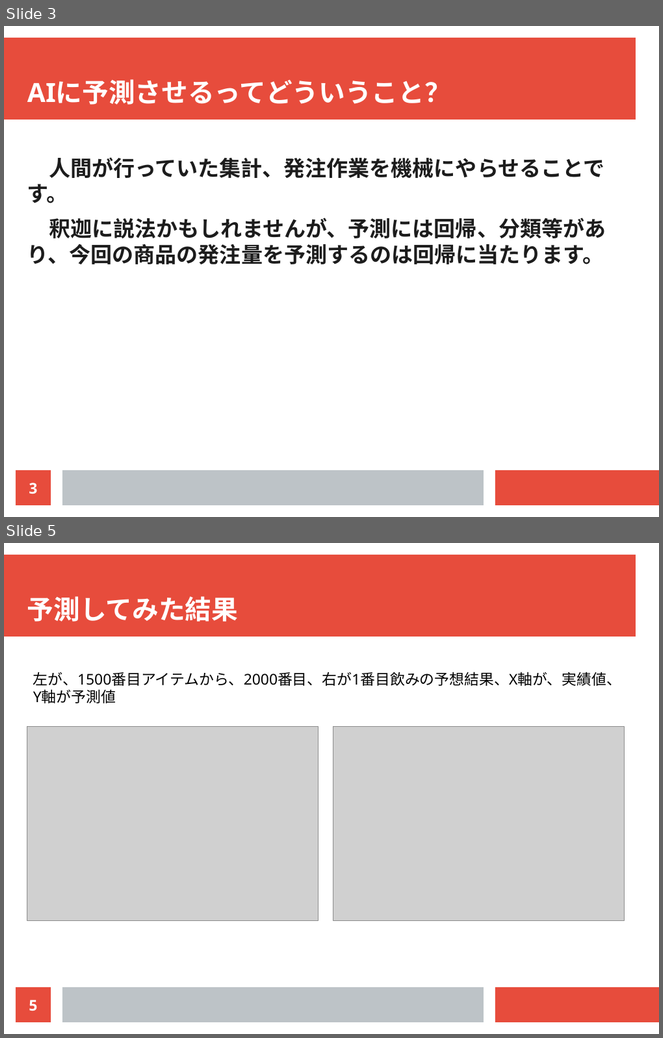
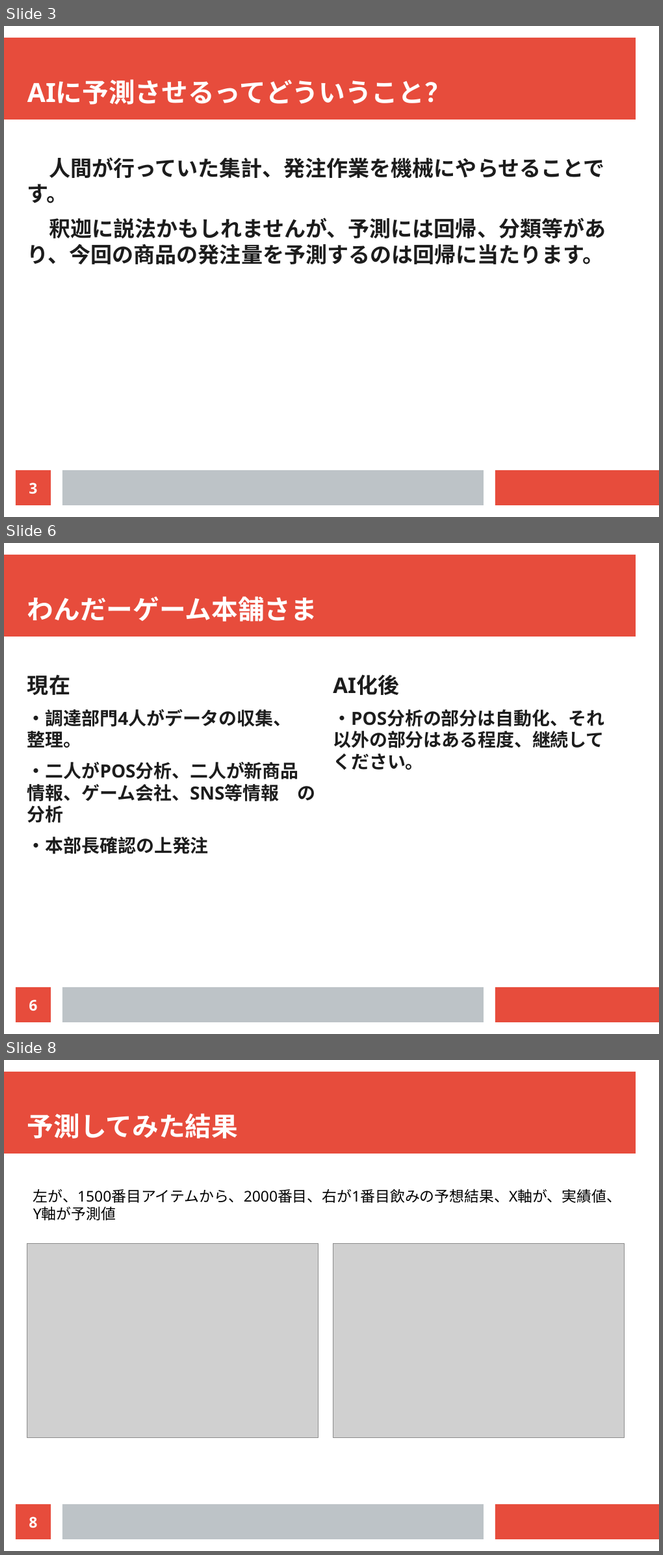
Before and after one commit to ducksfrogs/AIQuest, a slide deck: pbl01_2/docs/presen2.odp. Shown one above the other, each under a label of ours: slides 3 and 5 before the commit, slides 3, 6 and 8 after it; the slides between them are not shown. The pictures are 663x1038 and 663x1555 pixels, drawn with LibreOffice and Linux fonts; fonts in the diff are those of the drawing; grey boxes stand for pictures. Boxes give left, top, right and bottom in pixels: in the first picture for what was removed or moved away, otherwise in the second. Text is boxed around its words. In the diff, an @@ line names an element or a change of style, - is before the commit and + after.

```diff
--- a/pbl01_2/docs/presen2.odp
+++ b/pbl01_2/docs/presen2.odp
@@ slide 6 added at [4,543,659,1034], background #FFFFFF; not listed: 3 template elements that a slide beside it also shows @@
@@ title added at [27,596,317,622], 32 pt, text #FFFFFF, bold @@
+わんだーゲーム本舗さま
@@ text added at [27,675,315,854], 22 pt, text #1C1C1C, bold @@
+現在
+・調達部門4人がデータの収集、 整理。
+・二人がPOS分析、二人が新商品 情報、ゲーム会社、SNS等情報 の分析
+・本部長確認の上発注
@@ text added at [333,675,605,770], 22 pt, text #1C1C1C, bold @@
+AI化後
+・POS分析の部分は自動化、それ 以外の部分はある程度、継続して ください。
@@ page number added at [16,988,51,1023], fill #E74C3C, 18 pt, text #FFFFFF, bold @@
+6
@@ what was slide 5 is now slide 8 @@
@@ page number at [29,1517,37,1529]: text changed @@
-5
+8
```
Also in this commit, not shown: 2 slides changed, 3 other slides added, 1 slide removed, 3 other files.
